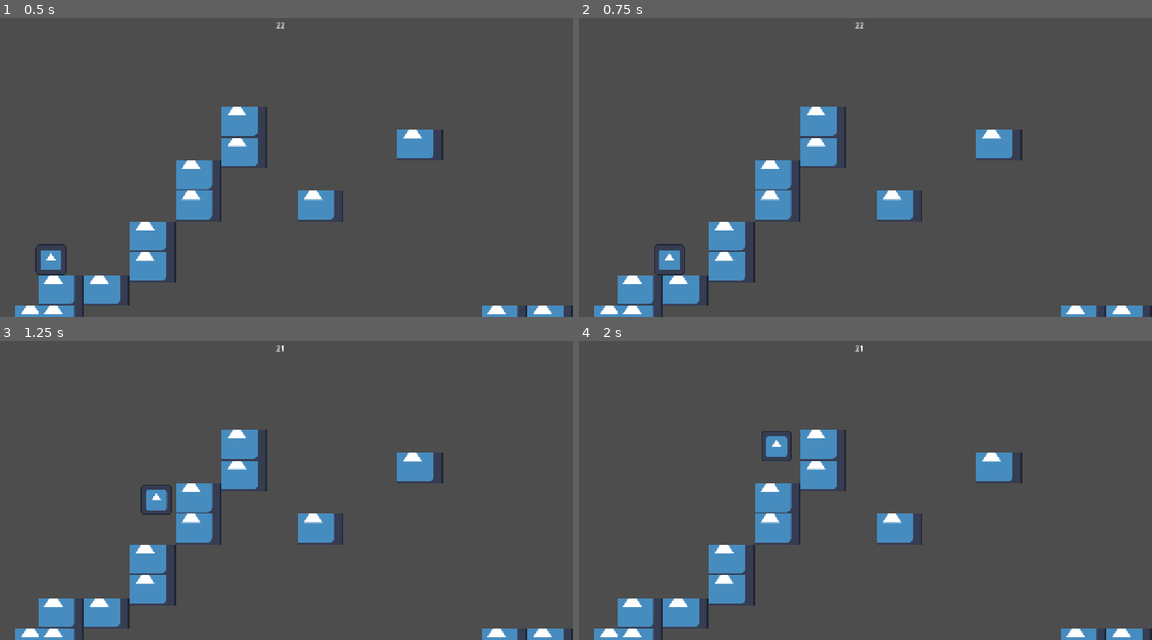
Above: before the commit, frames 1-4 (two rows, left to right).
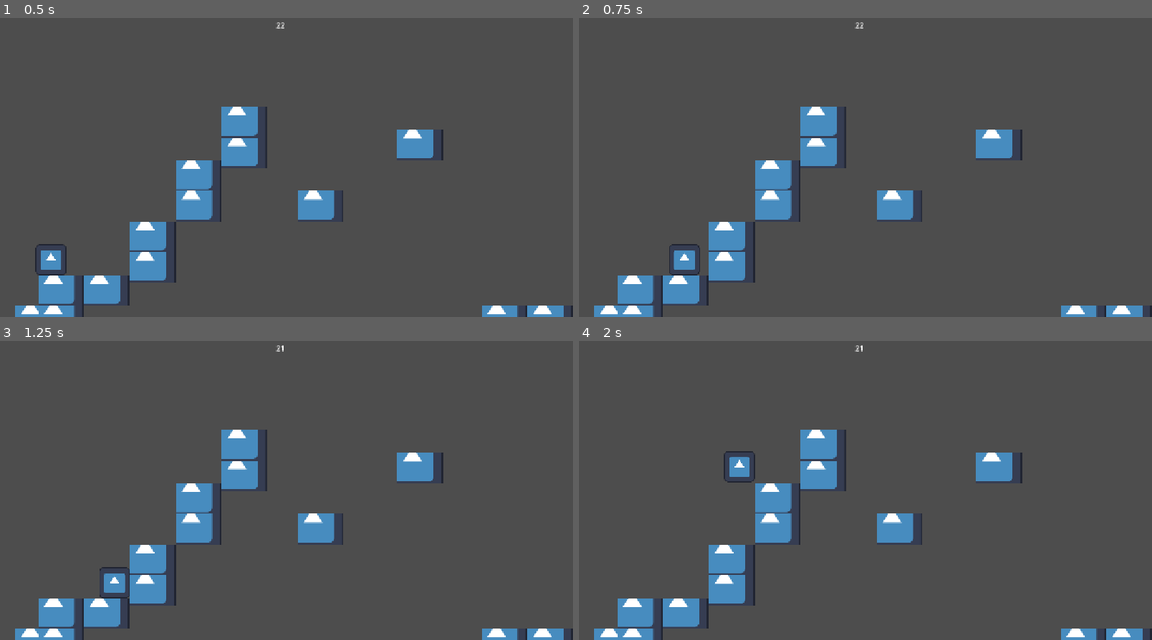
Above: after the commit, the same moments.

Repository: Gamnraa/GMTK2026
Game: Godot game, scene res://MainScene.tscn
Two runs of this game, one before a commit and one after it. Both use one fixed random seed, a clock stepped at 60 frames per second and the inputs below. The engine's default icon, where the game draws it, is replaced by a stand-in: a white triangle on a blue panel in a dark square.
Inputs:
- Up to frame 1 (0.5 s): no input
- Up to frame 2 (0.75 s): tap Enter at 0.5 s; hold D (right) from 0.53 s (still down); hold S (ground_pound, bound only after the commit) from 0.53 s (still down)
- Up to frame 3 (1.25 s): keep holding D (right); keep holding S (ground_pound, bound only after the commit); tap Space (jump) at 0.77, 0.8, 1.07 s
- Up to frame 4 (2 s): keep holding D (right); release S (ground_pound, bound only after the commit) at 1.28 s; tap Space (jump) at 1.35, 1.52, 1.82 s; tap S (ground_pound, bound only after the commit) at 1.55 s

Frame 1 is identical in both runs. In frame 2, 0.4% of the frame differs, in the area x 13-22%, y 75-87%; in frame 3, 0.7%, in the area x 17-30%, y 48-87%; in frame 4, 0.7%.

Commit message:
Ground pound and movement adjustments

Diff:
--- a/gmtk-2026/Scripts/Player.gd
+++ b/gmtk-2026/Scripts/Player.gd
@@ -1,8 +1,8 @@
 extends CharacterBody2D
 var max_speed = 150
-var ground_speed = 450
-var air_speed = 300
-var accel = 150
+var ground_speed = 620
+var air_speed = 380
+var accel = 210
 var jump_force = 862.4
 
 var coyote_timer = 5
@@ -42,11 +42,14 @@
 		$Sprite.flip_h = true
 		#if is_on_floor(): $Sprite2D/AnimationPlayer.play("player-walk")
 
-	if (grounded or coyote_timer > 0) and Input.is_action_just_pressed("jump"):
+	if (grounded or coyote_timer > 0) and Input.is_action_pressed("jump"):
 		velocity.y = -jump_force
 		#if move_buttons_pressed:
 		if right: velocity.x += 350
 		if left: velocity.x -= 350
+
+	if not grounded and Input.is_action_pressed("ground_pound"):
+		velocity.y = jump_force * 2
 
 	if not (left or right) and grounded:
 		velocity.x = move_toward(velocity.x, 0, accel)
--- a/gmtk-2026/project.godot
+++ b/gmtk-2026/project.godot
@@ -43,6 +43,11 @@
 "events": [Object(InputEventKey,"resource_local_to_scene":false,"resource_name":"","device":-1,"window_id":0,"alt_press …(191 unchanged characters)…
 ]
 }
+ground_pound={
+"deadzone": 0.2,
+"events": [Object(InputEventKey,"resource_local_to_scene":false,"resource_name":"","device":-1,"window_id":0,"alt_pressed":false,"shift_pressed":false,"ctrl_pressed":false,"meta_pressed":false,"pressed":false,"keycode":0,"physical_keycode":83,"key_label":0,"unicode":115,"location":0,"echo":false,"script":null)
+]
+}
 
 [physics]
 
